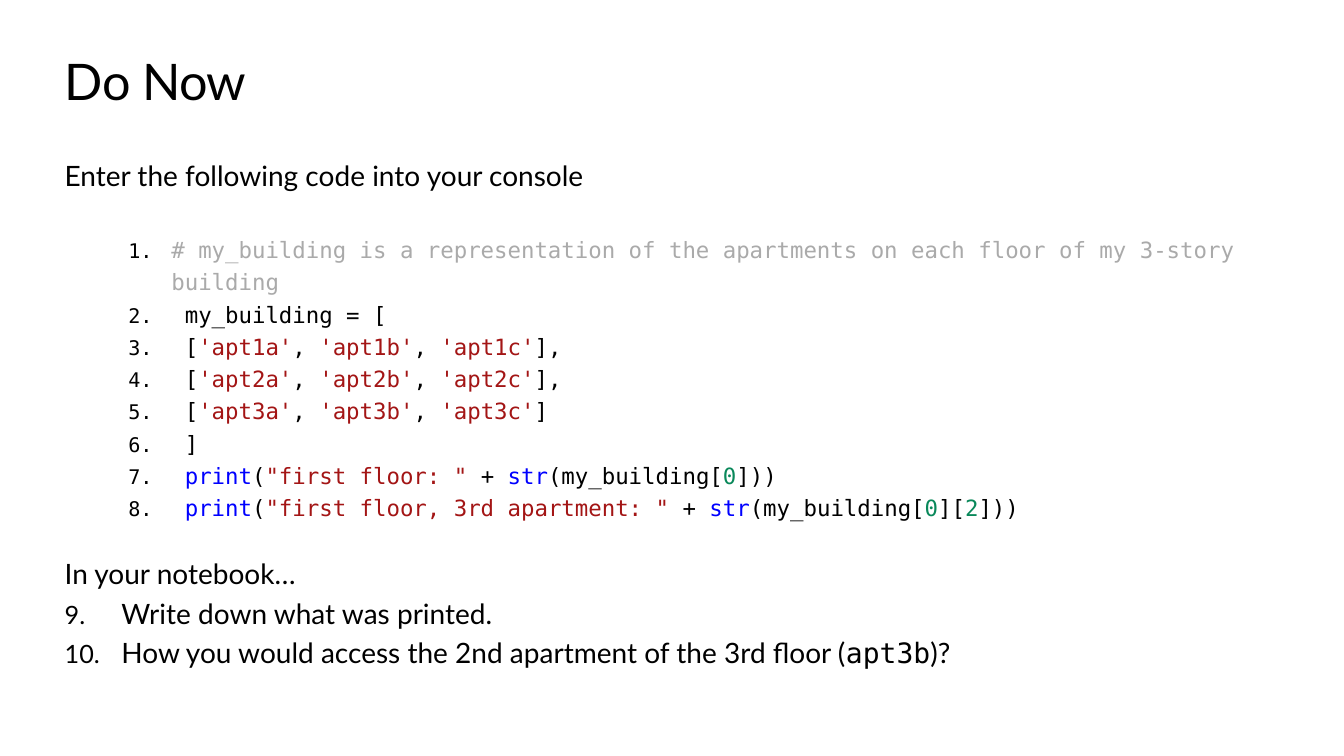
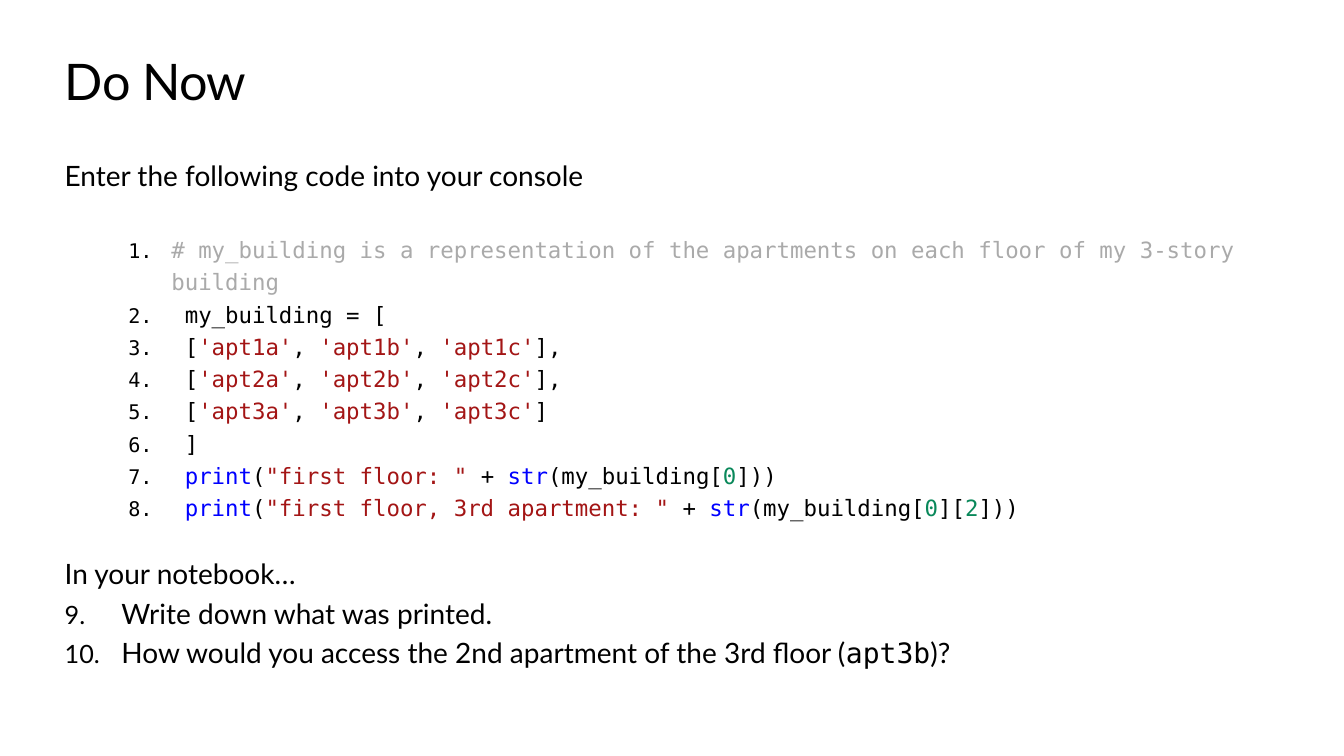
Before and after one commit to TEALSK12/2nd-semester-introduction-to-computer-science, a slide deck: slide 4 of units/4_unit/slidedecks/Intro Python 4.04 TEALS.pptx. Drawn at 1344x756 pixels with LibreOffice and Linux fonts; fonts in the diff are those of the drawing; background and template pictures are left out. Boxes give left, top, right and bottom in pixels: in the first picture for what was removed or moved away, otherwise in the second. Text is boxed around its words. In the diff, an @@ line names an element or a change of style, - is before the commit and + after.

Commit message:
Add files via upload
Fix Python Lesson 4.04 slide grammar issue #191

```diff
--- a/units/4_unit/slidedecks/Intro Python 4.04 TEALS.pptx
+++ b/units/4_unit/slidedecks/Intro Python 4.04 TEALS.pptx
@@ text at <box>121,641,950,669</box>: text changed @@
-2. How you would access the 2nd apartment of the 3rd floor (apt3b)?
+2. How would you access the 2nd apartment of the 3rd floor (apt3b)?
```
